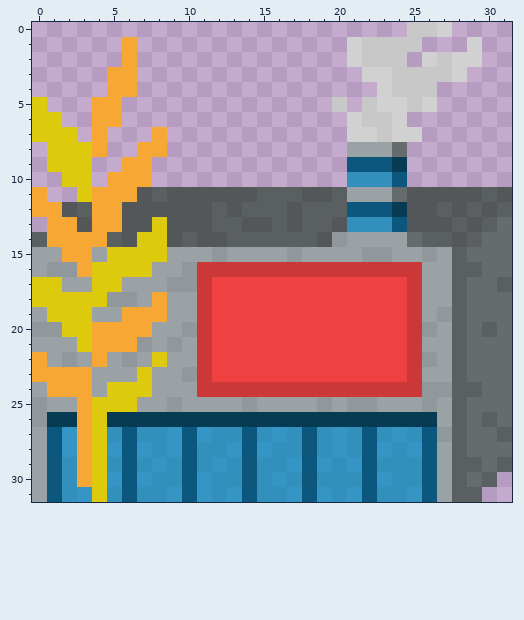
Two states of a pixel-art sprite, sprites/wheat_factory/sprite_0.png. This is how it looked before the edit.
The file is 32x32 pixels.
After the commit:
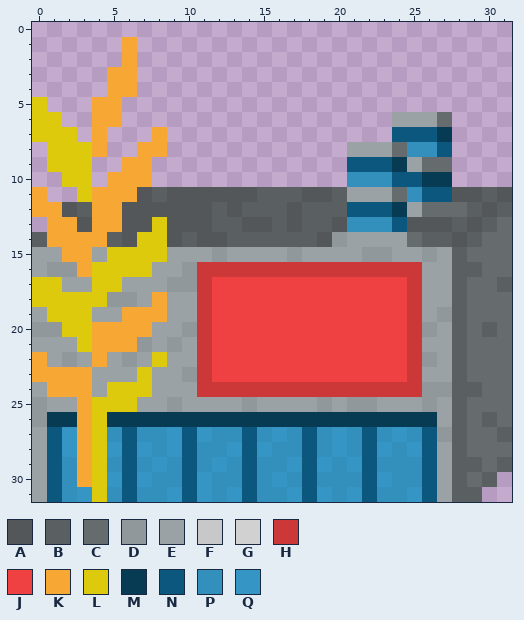
Palette (. is transparent): A #535759  B #5a5f61  C #666b6e  D #90989c  E #9aa2a6  F #c8c8c8  G #d1d1d1  H #cc3737  J #ef4141  K #f7a733  L #deca0d  M #073b54  N #0b577d  P #338fbc  Q #3595c4
Edits made:
Colour C now appears in row 6 at x 27; in row 9 at x 26 to 27.
The author changed colour A to colour C in row 12 at x 26 and 28.
The author changed colour B to colour C in row 12 at x 27.
Colour E now appears in row 6 at x 25 to 26; in row 9 at x 25.
The author changed colour A to colour E in row 12 at x 25.
The author changed colour G to colour E in row 6 at x 24.
Colour M now appears in row 7 at x 27; in row 10 at x 26 to 27.
Colour N now appears in row 7 at x 26; in row 8 at x 27; in row 10 at x 25.
The author changed colour A to colour N in row 11 at x 26 to 27.
The author changed colour G to colour N in row 7 at x 24 to 25.
Colour P now appears in row 8 at x 25 to 26.
The author changed colour A to colour P in row 11 at x 25.
Colour F is removed in row 0 at x 25 to 26; in row 1 at x 22 to 25; in row 2 at x 22 to 24 and 27; in row 3 at x 24 to 27; in row 4 at x 24 to 26; in row 5 at x 20, 22 and 25.
Colour F is removed in row 6 at x 22 to 23; in row 7 at x 23.
Colour G is removed in row 0 at x 27; in row 1 at x 21 and 29; in row 2 at x 21, 26 and 28 to 29; in row 3 at x 22 to 23 and 28; in row 4 at x 23; in row 5 at x 23 to 24 and 26.
Colour G is removed in row 6 at x 21; in row 7 at x 21 to 22.
Where, in picture pixels (left, top, right, bottom), the same in both pictures:
changed: (332, 22, 482, 217)
